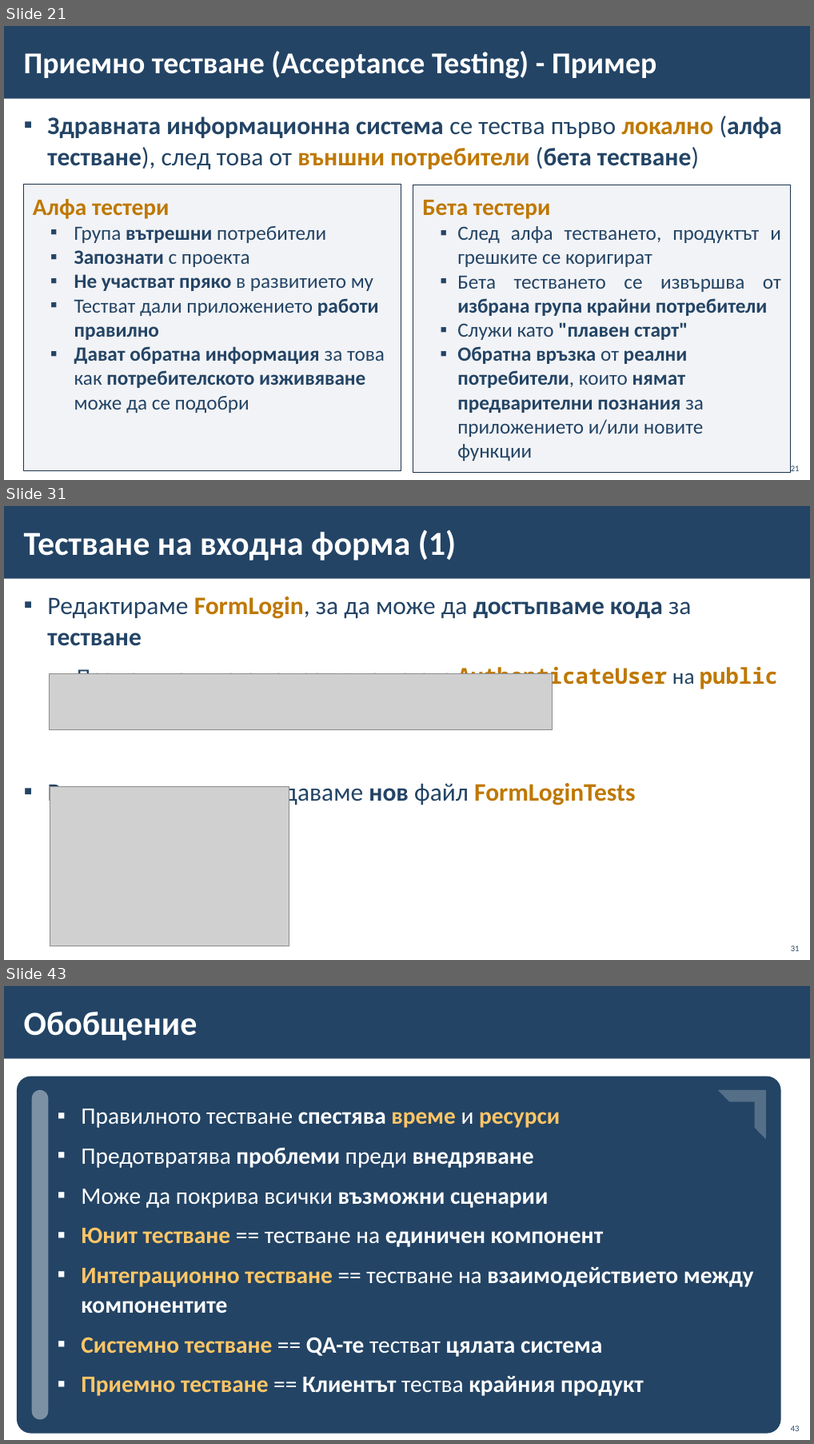
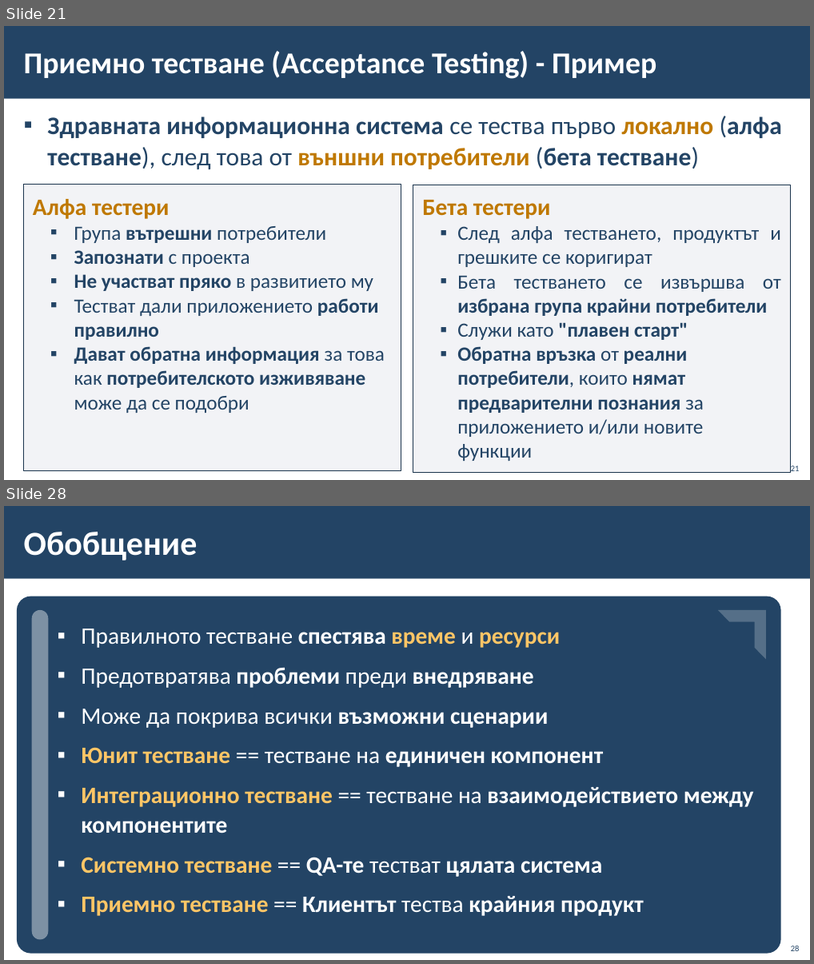
Before and after one commit to BG-IT-Edu/School-Programming, a slide deck: Courses/Software-Sciences/Module-4-Information-Systems-New/13-Information-System-Testing/13-Information-System-Testing.pptx. Shown one above the other, each under a label of ours: slides 21, 31 and 43 before the commit, slides 21 and 28 after it; the slides between them are not shown. The pictures are 814x1444 and 814x964 pixels, drawn with LibreOffice and Linux fonts; fonts in the diff are those of the drawing; grey boxes stand for pictures; background and template pictures are left out. Boxes give left, top, right and bottom in pixels: in the first picture for what was removed or moved away, otherwise in the second. Text is boxed around its words. In the diff, an @@ line names an element or a change of style, - is before the commit and + after.

```diff
--- a/Courses/Software-Sciences/Module-4-Information-Systems-New/13-Information-System-Testing/13-Information-System-Testing.pptx
+++ b/Courses/Software-Sciences/Module-4-Information-Systems-New/13-Information-System-Testing/13-Information-System-Testing.pptx
@@ slide 31 removed at [4,506,810,960], background #FFFFFF; not listed: 1 template element that a slide beside it also shows @@
@@ title removed at [24,530,456,560] @@
-Тестване на входна форма (1)
@@ text removed at [47,596,778,806] @@
-▪ Редактираме FormLogin, за да може да достъпваме кода за тестване
-  ▪ Променяме нивото на достъп на метода AuthenticateUser на public
-▪ В тестовия проект създаваме нов файл FormLoginTests
@@ picture removed at [50,673,553,731] @@
@@ picture removed at [50,787,289,946] @@
@@ page number removed at [791,945,800,951] @@
-31
@@ what was slide 43 is now slide 28 @@
@@ page number at [791,945,800,951]: text changed @@
-43
+28
```
Also in this commit, not shown: 2 slides changed, 5 slides added, 19 other slides removed.
